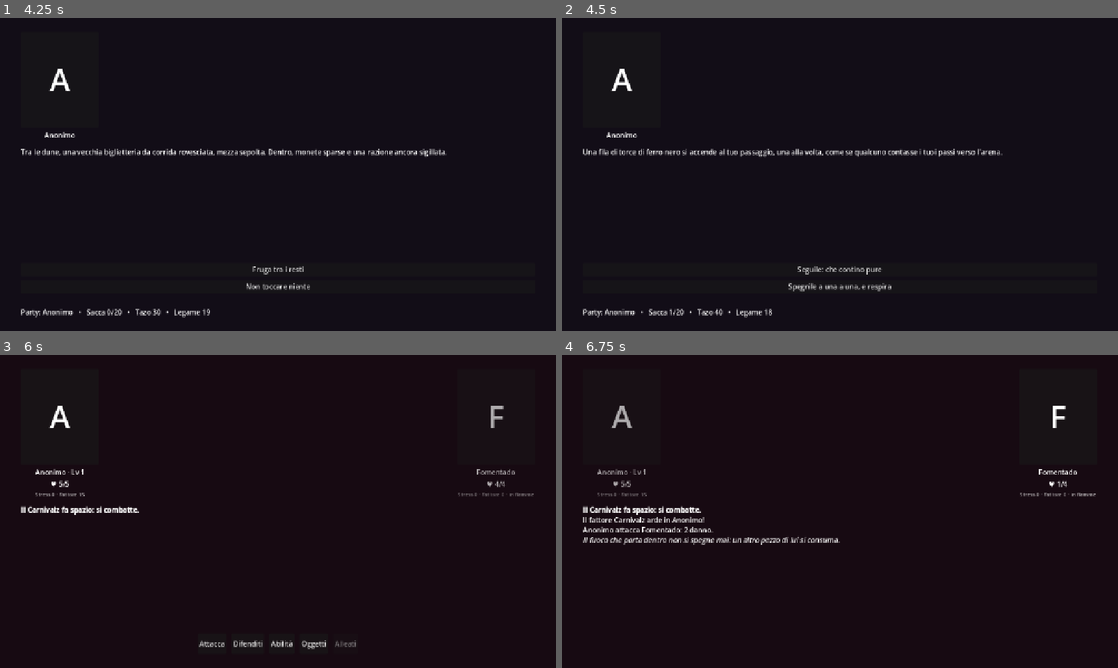
Above: before the commit, frames 1-4 (two rows, left to right).
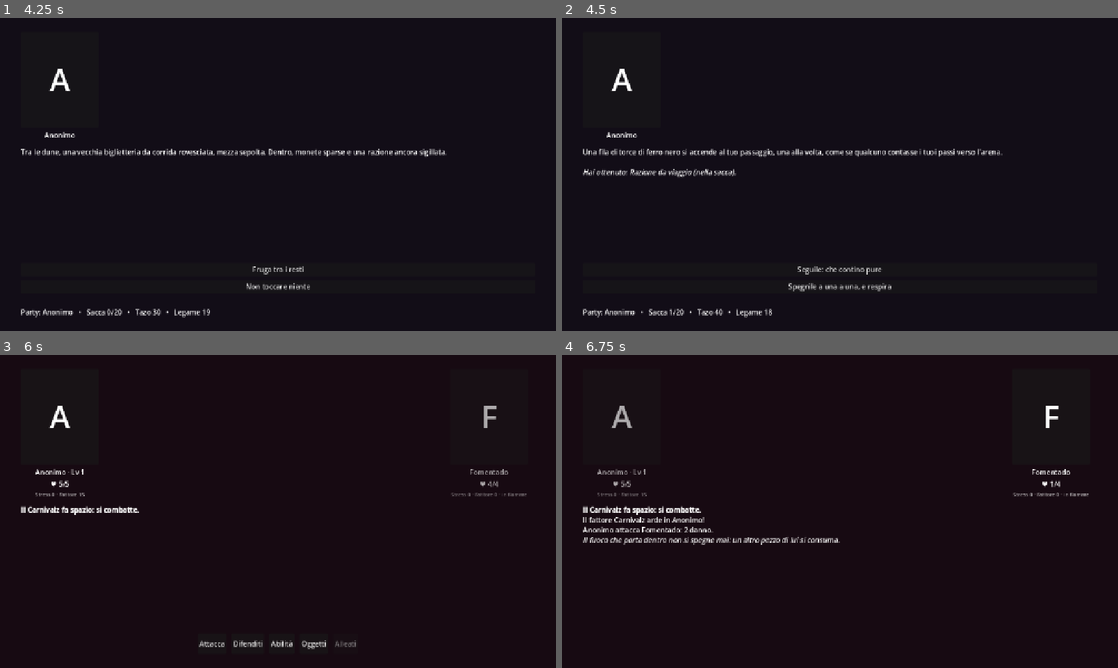
Above: after the commit, the same moments.

Repository: Rio-Chico-Devs/Carnivalz
Game: Godot game, scene res://scenes/Menu.tscn
Same seed, same stepped clock (60 frames per second), same inputs: the game is played once before the commit and once after it.
Inputs:
- Up to frame 1 (4.25 s): click "Gioca" at 0.5 s; click "!" at 1.25 s; click "☉ Scendi nel Carnivalz" at 2 s; click "Inizia il Carnivalz" at 2.75 s; click "Taglia per le dune" at 3.5 s
- Up to frame 2 (4.5 s): click "Fruga tra i resti" at 4.25 s
- Up to frame 3 (6 s): click "Seguile: che contino pure" at 5 s; click "Affrontala" at 5.75 s
- Up to frame 4 (6.75 s): click "Attacca" at 6.5 s

Frame 1 is identical in both runs. In frame 2, 0.4% of the frame differs, in the area x 3-32%, y 48-52%; in frame 3, 0.3%; in frame 4, 0.4%, in the area x 81-96%, y 16-46%.

Commit message:
Corregge il bug degli agguati, notifica gli oggetti raccolti, blocca l'uscita con Yhvina, nemico sempre al centro
- Main.gd: il roll dell'agguato ora si tenta a ogni ingresso nella stanza (prima veniva marcata "gia' tentata" al primo ingresso a prescindere dall'esito, quindi dopo un roll fallito la stanza non riprovava mai piu' in quella visita)
- Main.gd: nuova funzione pickup() per notificare cosa si ottiene e dove finisce (sacca/collezionabili/chiavi); per gli oggetti chiave mostra anche la descrizione (risolve le pagine di giornale di Meridia senza lore visibile)
- casa_gigante.json: una volta reclutata Yhvina non si puo' tornare nel Vuoto finche' non si sconfigge la bambola
- Combattimento.tscn/gd: il campo nemici e' diviso in sinistra/centro/destra; il primo nemico (boss o capofila di un gruppo comune) resta sempre al centro, chi si aggiunge dopo (altri della stessa imboscata, evocazioni) si dispone ai lati
- Main.gd: parlando con un compagno il suo ritratto compare ora nello slot centrale sopra il box di dialogo (prima non veniva mostrato nessun ritratto)

Co-Authored-By: Claude Sonnet 5 <noreply@anthropic.com>
Claude-Session: https://claude.ai/code/session_01AE7uzpDH1Lo1PHb29aXJxZ

Diff:
--- a/data/vuoti/casa_gigante.json
+++ b/data/vuoti/casa_gigante.json
@@ -5,7 +5,8 @@
 			"testo": "Questo squarcio è una casa gigantesca: non nelle proporzioni, ma nel numero delle stanze, spaziose una via l'altra, come se non finisse mai. Dalla porta socchiusa filtra una ninna nanna stonata.",
 			"scelte": [
 				{ "testo": "Entra", "vai": "salone" },
-				{ "testo": "Torna nel Vuoto", "torna_vuoto": true }
+				{ "testo": "Torna nel Vuoto", "torna_vuoto": true, "richiede_non_flag": "casa_yhvina" },
+				{ "testo": "Torna nel Vuoto", "torna_vuoto": true, "richiede_flag": "casa_ricordo_sconfitto" }
 			]
 		},
 		"salone": {
--- a/scenes/Combattimento.tscn
+++ b/scenes/Combattimento.tscn
@@ -53,6 +53,21 @@
 layout_mode = 2
 theme_override_constants/separation = 16
 
+[node name="NemiciSinistra" type="HBoxContainer" parent="Margini/Colonna/Campo/Nemici"]
+unique_name_in_owner = true
+layout_mode = 2
+theme_override_constants/separation = 16
+
+[node name="NemicoCentro" type="HBoxContainer" parent="Margini/Colonna/Campo/Nemici"]
+unique_name_in_owner = true
+layout_mode = 2
+theme_override_constants/separation = 16
+
+[node name="NemiciDestra" type="HBoxContainer" parent="Margini/Colonna/Campo/Nemici"]
+unique_name_in_owner = true
+layout_mode = 2
+theme_override_constants/separation = 16
+
 [node name="Speranza" type="Label" parent="Margini/Colonna"]
 unique_name_in_owner = true
 visible = false
--- a/scripts/Combattimento.gd
+++ b/scripts/Combattimento.gd
@@ -16,7 +16,9 @@
 const SCENA_RITRATTO := preload("res://scenes/Ritratto.tscn")
 
 @onready var fila_party: HBoxContainer = %Party
-@onready var fila_nemici: HBoxContainer = %Nemici
+@onready var nemico_centro: HBoxContainer = %NemicoCentro
+@onready var nemici_sinistra: HBoxContainer = %NemiciSinistra
+@onready var nemici_destra: HBoxContainer = %NemiciDestra
 @onready var etichetta_speranza: Label = %Speranza
 @onready var diario: RichTextLabel = %Diario
 @onready var azioni: HBoxContainer = %Azioni
@@ -50,6 +52,12 @@
 var bersaglio_provocazione: Dictionary = {}
 var turni_provocazione := 0
 var ultima_azione_offensiva := false
+
+# Il primo nemico (il boss, o il primo di un gruppo comune) resta sempre al
+# centro del campo; chi si aggiunge dopo (altri della stessa imboscata, o
+# un'evocazione) si dispone ai lati, alternando destra e sinistra.
+var nemico_centrale_occupato := false
+var prossimo_lato_nemico := "destra"
 
 func _ready() -> void:
 	for id_classe in GameState.party:
@@ -111,7 +119,15 @@
 		fila_party.add_child(scheda)
 		ritratto.mostra(id_personaggio, GameState.livello_di(id_personaggio))
 	else:
-		fila_nemici.add_child(scheda)
+		if not nemico_centrale_occupato:
+			nemico_centrale_occupato = true
+			nemico_centro.add_child(scheda)
+		elif prossimo_lato_nemico == "destra":
+			nemici_destra.add_child(scheda)
+			prossimo_lato_nemico = "sinistra"
+		else:
+			nemici_sinistra.add_child(scheda)
+			prossimo_lato_nemico = "destra"
 		ritratto.mostra(id_personaggio)
 		if dati.has("xp"):
 			# voce nel bestiario al primo incontro (gli oggetti di scena non ne hanno)
--- a/scripts/Main.gd
+++ b/scripts/Main.gd
@@ -41,14 +41,15 @@
 		GameState.imposta_flag(nodo["flag"])
 	if nodo.has("congeda"):
 		GameState.congeda(nodo["congeda"])
-	# agguato: ogni tanto, dalle macerie, qualcosa si fa avanti (una volta
-	# per stanza a visita; vinto lo scontro si torna qui e si perlustra)
+	# agguato: ogni volta che si entra nella stanza si tenta la probabilita';
+	# se scatta si combatte (e non si ritenta subito tornando qui a vittoria
+	# ottenuta); se non scatta, la prossima visita ritenta da capo
 	if nodo.has("agguato") and id_nodo not in GameState.stanze_ripulite:
-		GameState.stanze_ripulite.append(id_nodo)
 		var agguato: Dictionary = nodo["agguato"]
 		if GameState.rng.randf() < float(agguato.get("probabilita", 0.3)):
 			var gruppi: Array = agguato.get("gruppi", [])
 			if not gruppi.is_empty():
+				GameState.stanze_ripulite.append(id_nodo)
 				var gruppo: Array = gruppi[GameState.rng.randi_range(0, gruppi.size() - 1)]
 				GameState.prepara_combattimento(gruppo, id_nodo, "", agguato.get("se_perdi", ""))
 				get_tree().change_scene_to_file(SCENA_COMBATTIMENTO)
@@ -93,6 +94,26 @@
 		bottone.pressed.connect(_su_scelta.bind(scelta))
 		contenitore_scelte.add_child(bottone)
 
+func pickup(id_oggetto: String) -> String:
+	# messaggio "hai ottenuto X, va in Y": per gli oggetti chiave (di solito
+	# indizi/lore, come le pagine di giornale di Meridia) si mostra anche
+	# la descrizione, non solo il nome
+	var dati := GameState.dati_oggetto(id_oggetto)
+	var nome: String = String(dati.get("nome", id_oggetto))
+	if not GameState.aggiungi_oggetto(id_oggetto):
+		return "\n\n[i]%s: la sacca è piena, non c'è posto per lui.[/i]" % nome
+	var tipo := String(dati.get("tipo", "consumabile"))
+	var luogo := "nella sacca"
+	match tipo:
+		"collezionabile":
+			luogo = "tra i collezionabili"
+		"chiave":
+			luogo = "tra gli oggetti chiave"
+	var messaggio := "\n\n[i]Hai ottenuto: %s (%s).[/i]" % [nome, luogo]
+	if tipo == "chiave":
+		messaggio += "\n[i]%s[/i]" % String(dati.get("descrizione", ""))
+	return messaggio
+
 func aggiorna_palco(nodo: Dictionary) -> void:
 	if nodo.has("centro"):
 		slot_sinistra.visible = false
@@ -129,8 +150,11 @@
 		GameState.imposta_flag(scelta["una_tantum"])
 	if scelta.has("recluta"):
 		GameState.recluta(scelta["recluta"])
+	# il messaggio va accodato DOPO aver mostrato il nodo successivo, altrimenti
+	# mostra_nodo() sovrascrive narratore.text e lo cancella subito
+	var messaggio_pickup := ""
 	if scelta.has("oggetto"):
-		GameState.aggiungi_oggetto(scelta["oggetto"])
+		messaggio_pickup = pickup(scelta["oggetto"])
 	if scelta.has("lascia"):
 		GameState.rimuovi_classe(scelta["lascia"])
 	if scelta.has("ospite"):
@@ -165,6 +189,8 @@
 		return
 	if scelta.has("vai"):
 		mostra_nodo(scelta["vai"])
+	if messaggio_pickup != "":
+		narratore.append_text(messaggio_pickup)
 
 func aggiorna_dialoga() -> void:
 	# senza compagni non c'e' nessuno con cui parlare: il bottone sparisce
@@ -187,6 +213,10 @@
 	for figlio in menu_compagni.get_children():
 		figlio.queue_free()
 	var nome: String = String(GameState.classi.get(id_classe, {}).get("nome", id_classe))
+	slot_sinistra.visible = false
+	slot_destra.visible = false
+	slot_centro.visible = true
+	mostra_slot(slot_centro, id_classe, "")
 	var voce: Dictionary = GameState.dialoghi.get(GameState.nodo_corrente, {})
 	var gia_detta: bool = voce.has("una_tantum") and GameState.ha_flag(voce["una_tantum"])
 	if voce.is_empty() or gia_detta:
